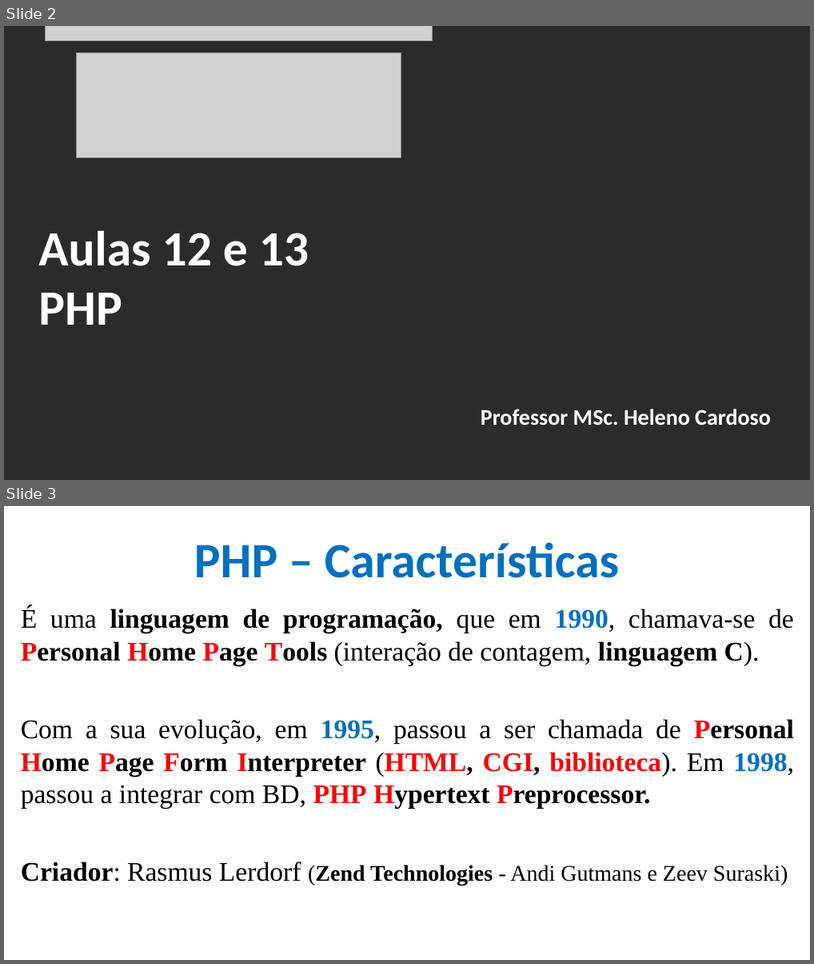
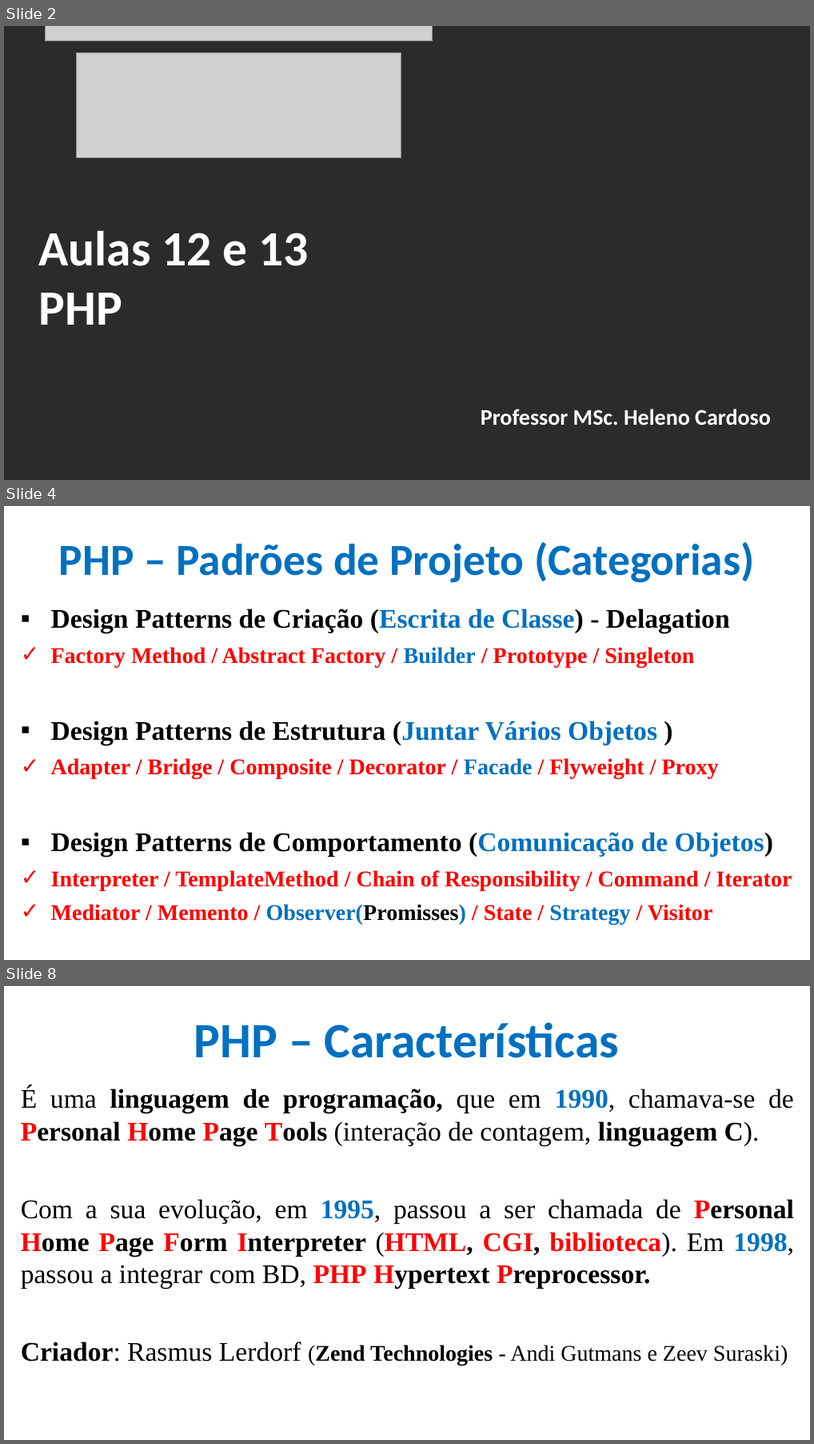
Before and after one commit to CloudEducationBrazil/WydenDesenvolvimentoWebPHP, a slide deck: 01 Classes/Aula 12 e 13 Desenvolvimento Web PHP - PHP.pptx. Shown one above the other, each under a label of ours: slides 2 and 3 before the commit, slides 2, 4 and 8 after it; the slides between them are not shown. The pictures are 814x964 and 814x1444 pixels, drawn with LibreOffice and Linux fonts; fonts in the diff are those of the drawing; grey boxes stand for pictures; background and template pictures are left out; a plain dark background stands for a picture behind light text. Boxes give left, top, right and bottom in pixels: in the first picture for what was removed or moved away, otherwise in the second. Text is boxed around its words. In the diff, an @@ line names an element or a change of style, - is before the commit and + after.

```diff
--- a/01 Classes/Aula 12 e 13 Desenvolvimento Web PHP - PHP.pptx
+++ b/01 Classes/Aula 12 e 13 Desenvolvimento Web PHP - PHP.pptx
@@ slide 4 added at [4,506,810,960], background picture (left out) @@
@@ title added at [59,542,754,583], 39.6 pt, text #0070C0, bold @@
+PHP – Padrões de Projeto (Categorias)
@@ text added at [51,608,793,924], 20 pt, text #FF0000, bold @@
+▪ Design Patterns de Criação (Escrita de Classe) - Delagation
+✓ Factory Method / Abstract Factory / Builder / Prototype / Singleton
+▪ Design Patterns de Estrutura (Juntar Vários Objetos )
+✓ Adapter / Bridge / Composite / Decorator / Facade / Flyweight / Proxy
+▪ Design Patterns de Comportamento (Comunicação de Objetos)
+✓ Interpreter / TemplateMethod / Chain of Responsibility / Command / Iterator
+✓ Mediator / Memento / Observer(Promisses) / State / Strategy / Visitor
@@ what was slide 3 is now slide 8 @@
```
Also in this commit, not shown: 4 other slides added, 2 other files.
